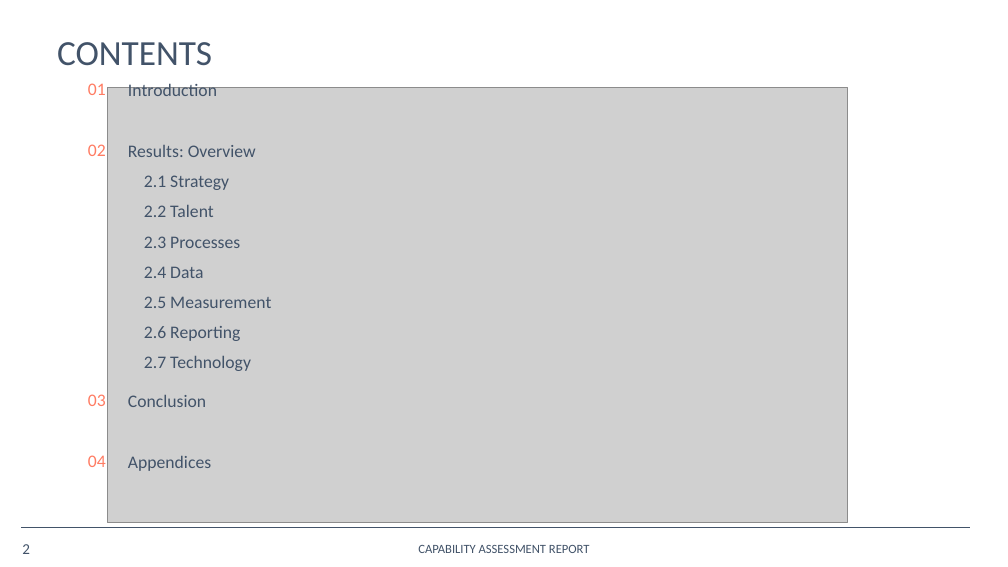
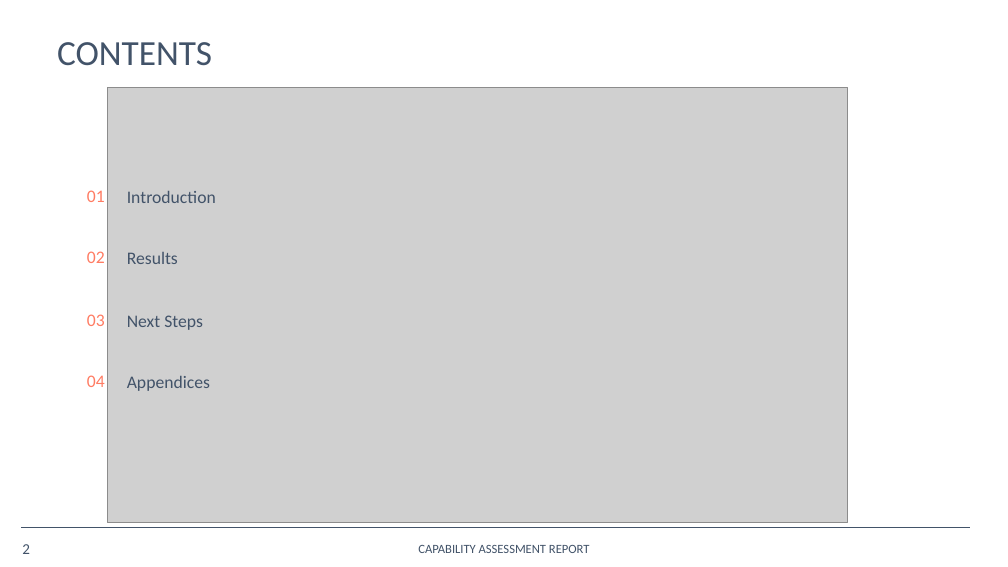
Before and after one commit to opus-meum/power-automate, a slide deck: slide 2 of Capability Assessment Report.pptx. Drawn at 1008x567 pixels with LibreOffice and Linux fonts; fonts in the diff are those of the drawing; grey boxes stand for pictures; background and template pictures are left out. Boxes give left, top, right and bottom in pixels: in the first picture for what was removed or moved away, otherwise in the second. Text is boxed around its words. In the diff, an @@ line names an element or a change of style, - is before the commit and + after.

```diff
--- a/Capability Assessment Report.pptx
+++ b/Capability Assessment Report.pptx
@@ text "01": place and size @@
-text "01" at [88, 83, 106, 95]
+text "01" at [87, 190, 105, 202]
@@ text "Introduction": place and size @@
-text "Introduction" at [128, 82, 217, 96]
+text "Introduction" at [127, 191, 216, 203]
@@ text "02": place and size @@
-text "02" at [88, 144, 106, 156]
+text "02" at [87, 251, 105, 263]
@@ text at [127, 252, 178, 264]: text changed @@
-Results: Overview
-2.1 Strategy
-2.2 Talent
-2.3 Processes
-2.4 Data
-2.5 Measurement
-2.6 Reporting
-2.7 Technology
+Results
@@ 3 texts: place and size @@
-3 texts at [88, 394, 211, 471]
+3 texts at [87, 314, 210, 391]
@@ text at [127, 315, 203, 330]: text changed @@
-Conclusion
+Next Steps
```
Also in this commit, not shown: 26 other slides changed, 2 slides added, 1 slide removed, 20 other files.
